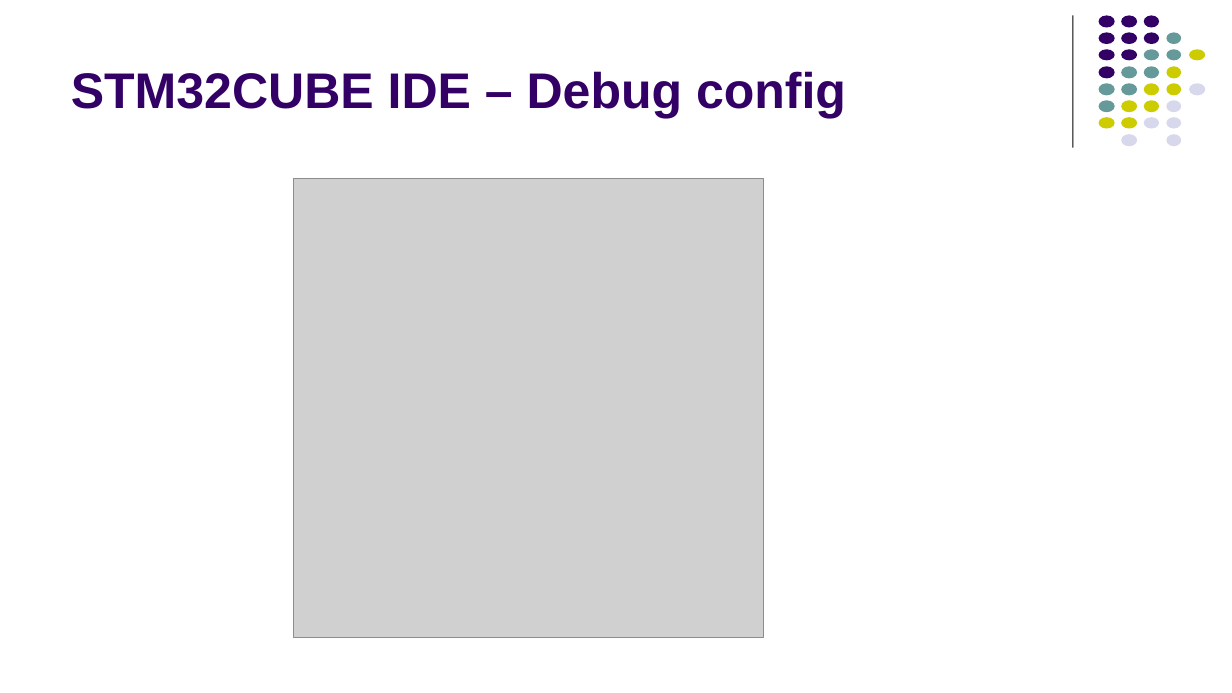
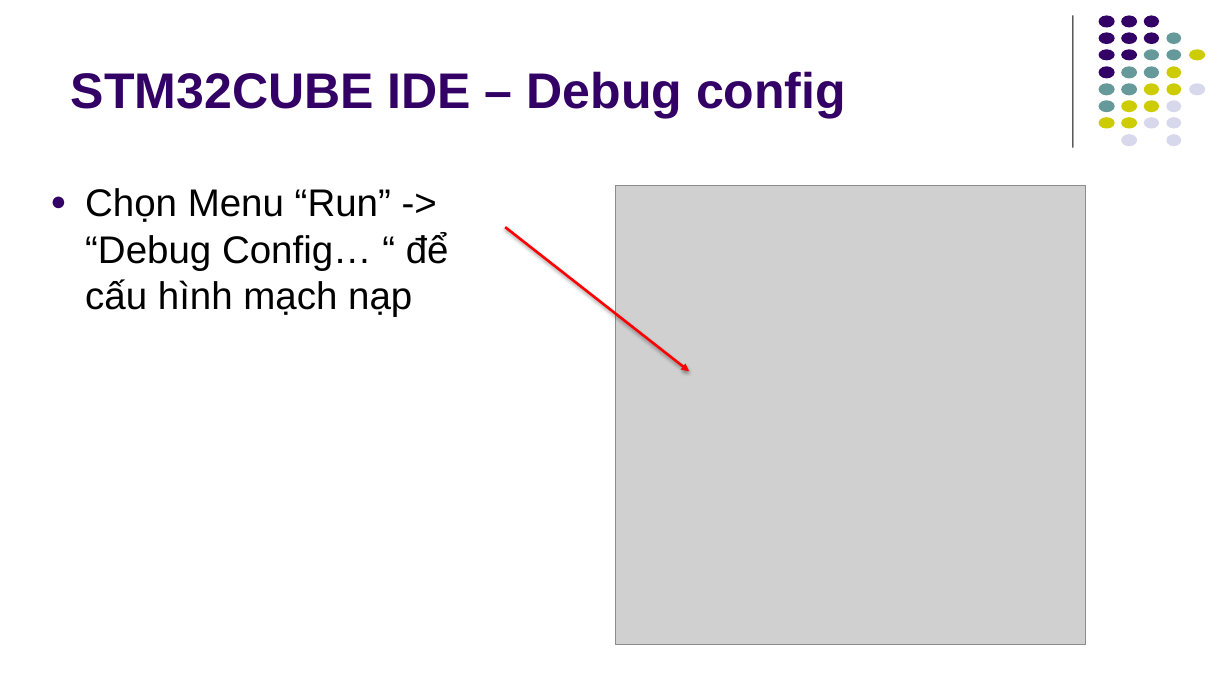
Before and after one commit to kmtekvn/hitech_stm32_basic, a slide deck: slide 21 of 04. Slides/02. STM32 & CubeIDE/Development Guide STM32.pptx (slide 16 before the commit). Drawn at 1232x693 pixels with LibreOffice and Linux fonts; fonts in the diff are those of the drawing; grey boxes stand for pictures. Boxes give left, top, right and bottom in pixels: in the first picture for what was removed or moved away, otherwise in the second. Text is boxed around its words. In the diff, an @@ line names an element or a change of style, - is before the commit and + after.

```diff
--- a/04. Slides/02. STM32 & CubeIDE/Development Guide STM32.pptx
+++ b/04. Slides/02. STM32 & CubeIDE/Development Guide STM32.pptx
@@ text added at [85, 188, 449, 316], 30 pt, text #000000 @@
+● Chọn Menu “Run” -> “Debug Config… “ để cấu hình mạch nạp
@@ picture: place and size @@
-picture at [294, 179, 763, 639]
+picture at [616, 186, 1086, 645]
@@ arrow added from (506, 227) to (689, 372), #FF0000 2 pt @@
```
Also in this commit, not shown: 13 other slides changed, 9 slides added, 1 slide removed, 7 other files.
